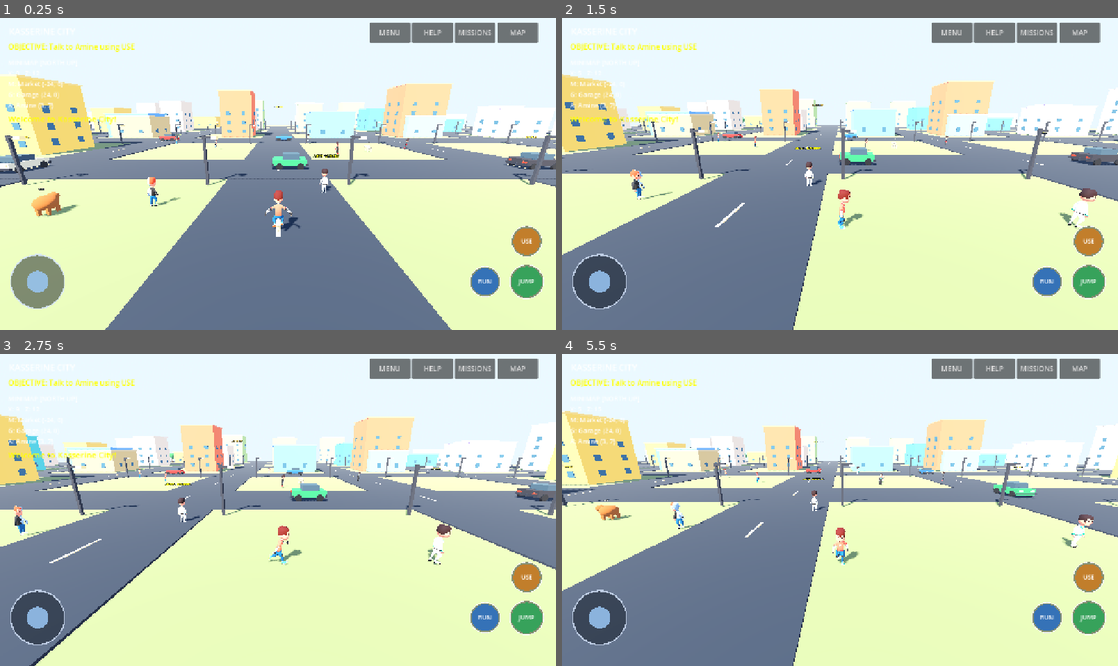
Above: before the commit, frames 1-4 (two rows, left to right).
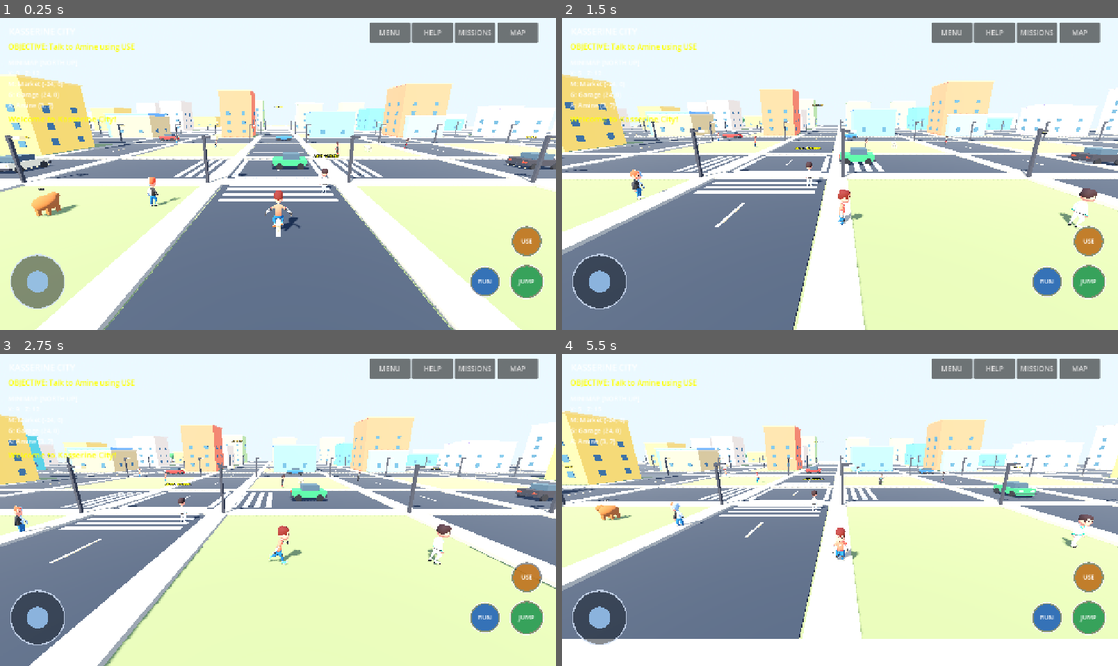
Above: after the commit, the same moments.

Repository: Gass-OS/Kasserine-City
Game: Godot game, scene res://main.tscn
Same seed, same stepped clock (60 frames per second), same inputs: the game is played once before the commit and once after it.
Inputs (mouse positions are in pixels of both pictures, inside the frame that each line leads up to):
- Up to frame 1 (0.25 s): no input
- Up to frame 2 (1.5 s): move the mouse to (962, 158) at 0.52 s; hold D 0.53-1.25 s; click (962, 158) at 0.67 s; tap Space at 0.77 s; drag from (728, 189) to (812, 236) at 1.27 s
- Up to frame 3 (2.75 s): move the mouse to (333, 441) at 2.02 s; hold D from 2.03 s (still down)
- Up to frame 4 (5.5 s): release D at 2.75 s; drag from (812, 572) to (673, 463) at 2.77 s; move the mouse to (1006, 556) at 3.52 s; hold A 3.53-4.25 s; tap Space at 3.77 s; drag from (673, 463) to (756, 432) at 4.27 s; move the mouse to (867, 510) at 5.02 s; hold S from 5.03 s (still down); click (867, 510) at 5.17 s

The runs differ from the first frame. In frame 1, 14% of the frame differs, in the area x 0-100%, y 34-100%; in frame 2, 11%; in frame 3, 12%; in frame 4, 19%.

Commit message:
Improve Stage 15 city sidewalks and vegetation

Diff:
--- a/scripts/world.gd
+++ b/scripts/world.gd
@@ -92,6 +92,28 @@
             _box(self, Vector3(0.16, 0.02, 2.5), Vector3(p, 0.075, j * 11.0), line)
             _box(self, Vector3(2.5, 0.02, 0.16), Vector3(j * 11.0, 0.08, p), line)
 
+    # STAGE15_SIDEWALKS
+    var sidewalk_color = Color(0.58, 0.57, 0.51)
+    for i in range(-4, 5):
+        var p = float(i) * 24.0
+        for side in [-1.0, 1.0]:
+            _box(self, Vector3(1.4, 0.16, 210),
+                Vector3(p + side * 4.8, 0.08, 0), sidewalk_color)
+            _box(self, Vector3(210, 0.16, 1.4),
+                Vector3(0, 0.08, p + side * 4.8), sidewalk_color)
+
+    # STAGE15_ZEBRA_CROSSINGS
+    var crossing_white = Color(0.92, 0.91, 0.82)
+    for side in [-1.0, 1.0]:
+        for stripe in range(6):
+            var offset = (float(stripe) - 2.5) * 0.95
+            _box(self, Vector3(7.0, 0.035, 0.48),
+                Vector3(0, 0.105, side * 6.0 + offset),
+                crossing_white)
+            _box(self, Vector3(0.48, 0.035, 7.0),
+                Vector3(side * 6.0 + offset, 0.105, 0),
+                crossing_white)
+
     var rng = RandomNumberGenerator.new()
     rng.seed = 302610
     # Saturated but sun-washed colours: terracotta, mint, lemon, turquoise and cream.
@@ -264,6 +286,21 @@
     _create_animal(Vector3(-42, 0, -15), Color(0.75, 0.68, 0.52), "CAT")
     _create_animal(Vector3(68, 0, 68), Color(0.46, 0.28, 0.14), "DOG")
 
+    # STAGE15_PALM_PLACEMENTS
+    _create_palm_tree(Vector3(-103, 0, -55), 0.9)
+    _create_palm_tree(Vector3(103, 0, -55), 0.9)
+    _create_palm_tree(Vector3(-103, 0, 55), 0.9)
+    _create_palm_tree(Vector3(103, 0, 55), 0.9)
+
+    _create_bush(Vector3(-101, 0, -40), 0.8)
+    _create_bush(Vector3(-101, 0, -70), 0.8)
+    _create_bush(Vector3(101, 0, -40), 0.8)
+    _create_bush(Vector3(101, 0, -70), 0.8)
+    _create_bush(Vector3(-101, 0, 40), 0.8)
+    _create_bush(Vector3(-101, 0, 70), 0.8)
+    _create_bush(Vector3(101, 0, 40), 0.8)
+    _create_bush(Vector3(101, 0, 70), 0.8)
+
     _create_street_lights()
 
     # Five AI cars follow connected loops on the actual road grid.
@@ -317,6 +354,67 @@
         leaf.material_override = foliage
         tree.add_child(leaf)
 
+func _create_palm_tree(pos: Vector3, scale_factor: float = 1.0):
+    var palm = Node3D.new()
+    palm.name = "PalmTree"
+    palm.position = pos
+    palm.scale = Vector3.ONE * scale_factor
+    add_child(palm)
+
+    var trunk_material = StandardMaterial3D.new()
+    trunk_material.albedo_color = Color(0.43, 0.27, 0.14)
+    trunk_material.roughness = 1.0
+
+    var trunk = MeshInstance3D.new()
+    var trunk_mesh = CylinderMesh.new()
+    trunk_mesh.top_radius = 0.16
+    trunk_mesh.bottom_radius = 0.29
+    trunk_mesh.height = 5.2
+    trunk.mesh = trunk_mesh
+    trunk.position.y = 2.6
+    trunk.material_override = trunk_material
+    palm.add_child(trunk)
+
+    var leaf_material = StandardMaterial3D.new()
+    leaf_material.albedo_color = Color(0.12, 0.43, 0.19)
+    leaf_material.roughness = 1.0
+
+    for i in range(7):
+        var angle = TAU * float(i) / 7.0
+        var direction = Vector3(cos(angle), 0.0, sin(angle))
+
+        var leaf = MeshInstance3D.new()
+        var leaf_mesh = BoxMesh.new()
+        leaf_mesh.size = Vector3(0.24, 0.09, 2.5)
+        leaf.mesh = leaf_mesh
+        leaf.position = Vector3(0, 5.05, 0) + direction * 1.15
+        leaf.rotation.y = -angle
+        leaf.rotation.z = -0.38
+        leaf.material_override = leaf_material
+        palm.add_child(leaf)
+
+
+func _create_bush(pos: Vector3, size: float = 1.0):
+    var bush = Node3D.new()
+    bush.name = "Bush"
+    bush.position = pos
+    add_child(bush)
+
+    var material = StandardMaterial3D.new()
+    material.albedo_color = Color(0.19, 0.43, 0.20)
+    material.roughness = 1.0
+
+    for i in range(3):
+        var leaves = MeshInstance3D.new()
+        var mesh = SphereMesh.new()
+        mesh.radius = 0.48 * size
+        mesh.height = 0.72 * size
+        leaves.mesh = mesh
+        leaves.position = Vector3((i - 1) * 0.38 * size, 0.42 * size, 0)
+        leaves.material_override = material
+        bush.add_child(leaves)
+
+
 func _add_windows(cx: float, cz: float, w: float, d: float, h: float):
     var glass = Color(0.18, 0.34, 0.42)
     var rows = int(max(1.0, floor((h - 2.0) / 2.4)))
